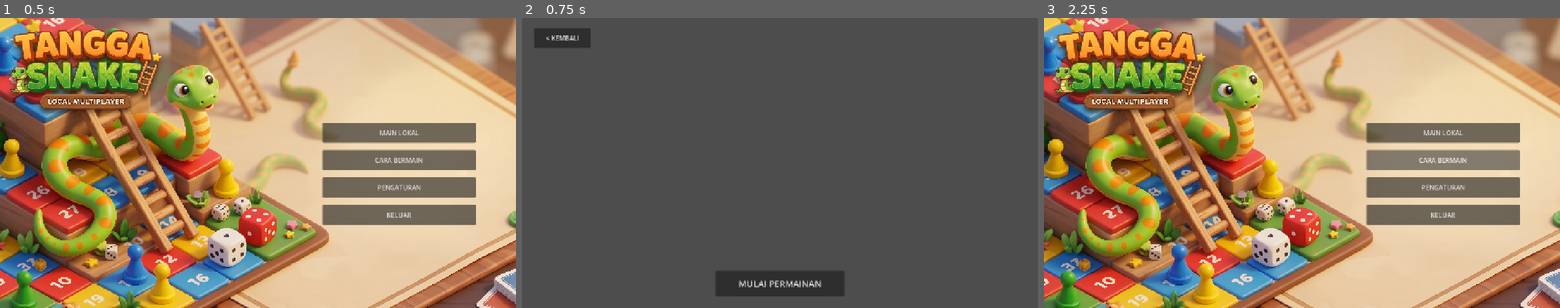
Above: before the commit, frames 1-3 (left to right).
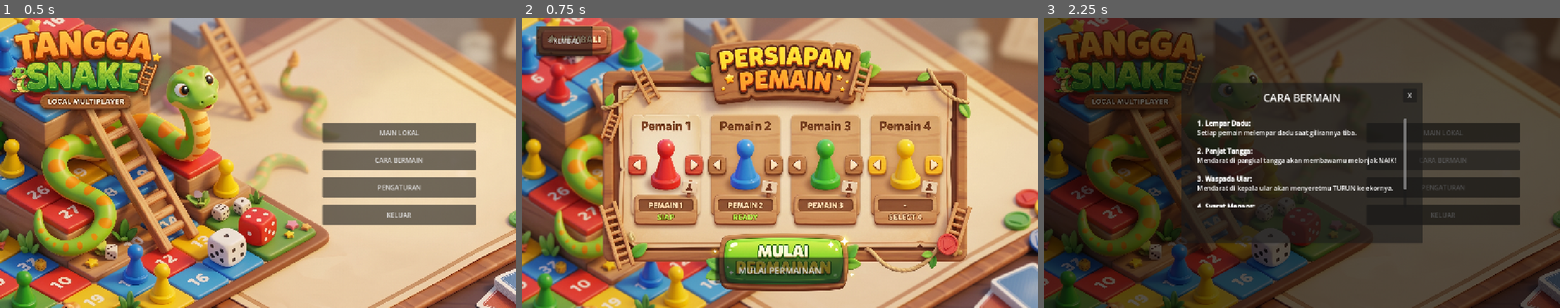
Above: after the commit, the same moments.

Repository: latifatulahfa398-lab/Tangga_Snake
Game: Godot game, scene res://scenes/ui/main_menu.tscn
Two runs of this game, one before a commit and one after it. Both use one fixed random seed, a clock stepped at 60 frames per second and the inputs below.
Inputs:
- Up to frame 1 (0.5 s): no input
- Up to frame 2 (0.75 s): click "MAIN LOKAL" at 0.5 s
- Up to frame 3 (2.25 s): click "< KEMBALI" at 1.25 s; click "CARA BERMAIN" at 2 s

Frame 1 is identical in both runs. In frame 2, 99% of the frame differs, in the area x 0-100%, y 0-100%; in frame 3, 100%.

Commit message:
Tahap 10: Implementasi Pop-up Cara Bermain & Pengaturan UI - 2026-10-30 12:20:06

Diff:
--- /dev/null
+++ b/scenes/ui/how_to_play.tscn
@@ -0,0 +1,87 @@
+[gd_scene load_steps=2 format=3 uid="uid://how_to_play_001"]
+
+[ext_resource type="Script" path="res://scripts/ui/how_to_play.gd" id="1_how_script"]
+
+[node name="HowToPlay" type="Control"]
+layout_mode = 3
+anchors_preset = 15
+anchor_right = 1.0
+anchor_bottom = 1.0
+grow_horizontal = 2
+grow_vertical = 2
+script = ExtResource("1_how_script")
+
+[node name="Overlay" type="ColorRect" parent="."]
+layout_mode = 1
+anchors_preset = 15
+anchor_right = 1.0
+anchor_bottom = 1.0
+grow_horizontal = 2
+grow_vertical = 2
+color = Color(0, 0, 0, 0.65)
+
+[node name="Panel" type="Panel" parent="."]
+layout_mode = 1
+anchors_preset = 8
+anchor_left = 0.5
+anchor_top = 0.5
+anchor_right = 0.5
+anchor_bottom = 0.5
+offset_left = -300.0
+offset_top = -200.0
+offset_right = 300.0
+offset_bottom = 200.0
+grow_horizontal = 2
+grow_vertical = 2
+
+[node name="Title" type="Label" parent="Panel"]
+layout_mode = 1
+anchors_preset = 5
+anchor_left = 0.5
+anchor_right = 0.5
+offset_left = -150.0
+offset_top = 20.0
+offset_right = 150.0
+offset_bottom = 60.0
+grow_horizontal = 2
+theme_override_font_sizes/font_size = 26
+text = "CARA BERMAIN"
+horizontal_alignment = 1
+
+[node name="ContentLabel" type="RichTextLabel" parent="Panel"]
+layout_mode = 1
+anchors_preset = 8
+anchor_left = 0.5
+anchor_top = 0.5
+anchor_right = 0.5
+anchor_bottom = 0.5
+offset_left = -260.0
+offset_top = -110.0
+offset_right = 260.0
+offset_bottom = 110.0
+grow_horizontal = 2
+grow_vertical = 2
+bbcode_enabled = true
+text = "[b]1. Lempar Dadu:[/b]
+Setiap pemain melempar dadu saat gilirannya tiba.
+
+[b]2. Panjat Tangga:[/b]
+Mendarat di pangkal tangga akan membawamu melonjak NAIK!
+
+[b]3. Waspada Ular:[/b]
+Mendarat di kepala ular akan menyeretmu TURUN ke ekornya.
+
+[b]4. Syarat Menang:[/b]
+Pemain pertama yang mendarat di petak 100 menjadi PEMENANG!"
+
+[node name="BtnClose" type="Button" parent="Panel"]
+layout_mode = 1
+anchors_preset = 1
+anchor_left = 1.0
+anchor_right = 1.0
+offset_left = -50.0
+offset_top = 15.0
+offset_right = -15.0
+offset_bottom = 50.0
+grow_horizontal = 0
+text = "X"
--- a/scenes/ui/pause_menu.tscn
+++ b/scenes/ui/pause_menu.tscn
@@ -1,8 +1,8 @@
-[gd_scene load_steps=2 format=3 uid="uid://pause_menu_001"]
+[gd_scene format=3 uid="uid://c7cntinjqleqw"]
 
-[ext_resource type="Script" path="res://scripts/ui/pause_menu.gd" id="1_pause_script"]
+[ext_resource type="Script" uid="uid://cw3sjbke8mdii" path="res://scripts/ui/pause_menu.gd" id="1_pause_script"]
 
-[node name="PauseMenu" type="Control"]
+[node name="PauseMenu" type="Control" unique_id=1665548392]
 process_mode = 3
 layout_mode = 3
 anchors_preset = 15
@@ -12,7 +12,7 @@
 grow_vertical = 2
 script = ExtResource("1_pause_script")
 
-[node name="Overlay" type="ColorRect" parent="."]
+[node name="Overlay" type="ColorRect" parent="." unique_id=102504739]
 layout_mode = 1
 anchors_preset = 15
 anchor_right = 1.0
@@ -21,7 +21,7 @@
 grow_vertical = 2
 color = Color(0, 0, 0, 0.6)
 
-[node name="Panel" type="Panel" parent="."]
+[node name="Panel" type="Panel" parent="." unique_id=1894103695]
 layout_mode = 1
 anchors_preset = 8
 anchor_left = 0.5
@@ -35,7 +35,7 @@
 grow_horizontal = 2
 grow_vertical = 2
 
-[node name="Title" type="Label" parent="Panel"]
+[node name="Title" type="Label" parent="Panel" unique_id=460785462]
 layout_mode = 1
 anchors_preset = 5
 anchor_left = 0.5
@@ -49,7 +49,7 @@
 text = "PERMAINAN DIJEDA"
 horizontal_alignment = 1
 
-[node name="VBoxContainer" type="VBoxContainer" parent="Panel"]
+[node name="VBoxContainer" type="VBoxContainer" parent="Panel" unique_id=1618927582]
 layout_mode = 1
 anchors_preset = 8
 anchor_left = 0.5
@@ -64,12 +64,12 @@
 grow_vertical = 2
 theme_override_constants/separation = 15
 
-[node name="BtnResume" type="Button" parent="Panel/VBoxContainer"]
+[node name="BtnResume" type="Button" parent="Panel/VBoxContainer" unique_id=1644516960]
 custom_minimum_size = Vector2(0, 45)
 layout_mode = 2
 text = "LANJUTKAN"
 
-[node name="BtnMainMenu" type="Button" parent="Panel/VBoxContainer"]
+[node name="BtnMainMenu" type="Button" parent="Panel/VBoxContainer" unique_id=2141220067]
 custom_minimum_size = Vector2(0, 45)
 layout_mode = 2
 text = "KE MENU UTAMA"
--- a/scenes/ui/player_lobby.tscn
+++ b/scenes/ui/player_lobby.tscn
@@ -1,9 +1,9 @@
-[gd_scene load_steps=3 format=3 uid="uid://player_lobby_001"]
+[gd_scene format=3 uid="uid://dar356tumpe8g"]
 
-[ext_resource type="Script" path="res://scripts/ui/player_lobby.gd" id="1_lobby_script"]
-[ext_resource type="Texture2D" path="res://assets/sprites/player_lobby_bg.jpg" id="2_lobby_bg"]
+[ext_resource type="Script" uid="uid://dhs0gelkw85bn" path="res://scripts/ui/player_lobby.gd" id="1_lobby_script"]
+[ext_resource type="Texture2D" uid="uid://dui7gjoy3cww3" path="res://scenes/ui/player_lobby_bg.jpg" id="2_wos5l"]
 
-[node name="PlayerLobby" type="Control"]
+[node name="PlayerLobby" type="Control" unique_id=365274506]
 layout_mode = 3
 anchors_preset = 15
 anchor_right = 1.0
@@ -12,44 +12,53 @@
 grow_vertical = 2
 script = ExtResource("1_lobby_script")
 
-[node name="Background" type="TextureRect" parent="."]
+[node name="PlayerLobbyBg" type="Sprite2D" parent="." unique_id=1322207423]
+position = Vector2(648, 361.50003)
+scale = Vector2(0.47093025, 0.4902344)
+texture = ExtResource("2_wos5l")
+
+[node name="Background" type="TextureRect" parent="." unique_id=1390835847]
 layout_mode = 1
 anchors_preset = 15
 anchor_right = 1.0
 anchor_bottom = 1.0
+offset_left = -1.0
+offset_top = -17.0
+offset_right = 26.0
+offset_bottom = -9.0
 grow_horizontal = 2
 grow_vertical = 2
-texture = ExtResource("2_lobby_bg")
 expand_mode = 1
 stretch_mode = 5
 
-[node name="TopBar" type="HBoxContainer" parent="."]
-layout_mode = 1
-anchors_preset = 10
-anchor_right = 1.0
-offset_left = 30.0
-offset_top = 25.0
-offset_right = -30.0
-offset_bottom = 75.0
-grow_horizontal = 2
-
-[node name="BtnBack" type="Button" parent="TopBar"]
-custom_minimum_size = Vector2(140, 45)
-layout_mode = 2
-text = "< KEMBALI"
-
-[node name="CenterContainer" type="CenterContainer" parent="."]
+[node name="CenterContainer" type="CenterContainer" parent="." unique_id=1311555869]
 layout_mode = 1
 anchors_preset = 12
 anchor_top = 1.0
 anchor_right = 1.0
 anchor_bottom = 1.0
-offset_top = -120.0
+offset_top = -186.0
 grow_horizontal = 2
 grow_vertical = 0
 
-[node name="BtnStartGame" type="Button" parent="CenterContainer"]
+[node name="BtnStartGame" type="Button" parent="CenterContainer" unique_id=516025964]
 custom_minimum_size = Vector2(320, 65)
 layout_mode = 2
 theme_override_font_sizes/font_size = 22
 text = "MULAI PERMAINAN"
+
+[node name="TopBar" type="HBoxContainer" parent="." unique_id=1082983956]
+clip_contents = true
+layout_mode = 1
+anchors_preset = 10
+anchor_right = 1.0
+offset_left = 35.0
+offset_top = 20.0
+offset_right = -1066.0
+offset_bottom = 94.0
+grow_horizontal = 2
+
+[node name="BtnBack" type="Button" parent="TopBar" unique_id=1296675605]
+custom_minimum_size = Vector2(140, 45)
+layout_mode = 2
+text = "< KEMBALI"
--- /dev/null
+++ b/scenes/ui/settings_menu.tscn
@@ -0,0 +1,108 @@
+[gd_scene load_steps=2 format=3 uid="uid://settings_menu_001"]
+
+[ext_resource type="Script" path="res://scripts/ui/settings_menu.gd" id="1_setting_script"]
+
+[node name="SettingsMenu" type="Control"]
+layout_mode = 3
+anchors_preset = 15
+anchor_right = 1.0
+anchor_bottom = 1.0
+grow_horizontal = 2
+grow_vertical = 2
+script = ExtResource("1_setting_script")
+
+[node name="Overlay" type="ColorRect" parent="."]
+layout_mode = 1
+anchors_preset = 15
+anchor_right = 1.0
+anchor_bottom = 1.0
+grow_horizontal = 2
+grow_vertical = 2
+color = Color(0, 0, 0, 0.65)
+
+[node name="Panel" type="Panel" parent="."]
+layout_mode = 1
+anchors_preset = 8
+anchor_left = 0.5
+anchor_top = 0.5
+anchor_right = 0.5
+anchor_bottom = 0.5
+offset_left = -250.0
+offset_top = -160.0
+offset_right = 250.0
+offset_bottom = 160.0
+grow_horizontal = 2
+grow_vertical = 2
+
+[node name="Title" type="Label" parent="Panel"]
+layout_mode = 1
+anchors_preset = 5
+anchor_left = 0.5
+anchor_right = 0.5
+offset_left = -100.0
+offset_top = 20.0
+offset_right = 100.0
+offset_bottom = 55.0
+grow_horizontal = 2
+theme_override_font_sizes/font_size = 24
+text = "PENGATURAN"
+horizontal_alignment = 1
+
+[node name="VBoxContainer" type="VBoxContainer" parent="Panel"]
+layout_mode = 1
+anchors_preset = 8
+anchor_left = 0.5
+anchor_top = 0.5
+anchor_right = 0.5
+anchor_bottom = 0.5
+offset_left = -180.0
+offset_top = -50.0
+offset_right = 180.0
+offset_bottom = 70.0
+grow_horizontal = 2
+grow_vertical = 2
+theme_override_constants/separation = 20
+
+[node name="HBoxBGM" type="HBoxContainer" parent="Panel/VBoxContainer"]
+layout_mode = 2
+
+[node name="Label" type="Label" parent="Panel/VBoxContainer/HBoxBGM"]
+custom_minimum_size = Vector2(100, 0)
+layout_mode = 2
+text = "Musik (BGM):"
+
+[node name="BGMSlider" type="HSlider" parent="Panel/VBoxContainer/HBoxBGM"]
+custom_minimum_size = Vector2(200, 25)
+layout_mode = 2
+size_flags_horizontal = 3
+max_value = 1.0
+step = 0.05
+value = 1.0
+
+[node name="HBoxSFX" type="HBoxContainer" parent="Panel/VBoxContainer"]
+layout_mode = 2
+
+[node name="Label" type="Label" parent="Panel/VBoxContainer/HBoxSFX"]
+custom_minimum_size = Vector2(100, 0)
+layout_mode = 2
+text = "Suara (SFX):"
+
+[node name="SFXSlider" type="HSlider" parent="Panel/VBoxContainer/HBoxSFX"]
+custom_minimum_size = Vector2(200, 25)
+layout_mode = 2
+size_flags_horizontal = 3
+max_value = 1.0
+step = 0.05
+value = 1.0
+
+[node name="BtnClose" type="Button" parent="Panel"]
+layout_mode = 1
+anchors_preset = 1
+anchor_left = 1.0
+anchor_right = 1.0
+offset_left = -50.0
+offset_top = 15.0
+offset_right = -15.0
+offset_bottom = 50.0
+grow_horizontal = 0
+text = "X"
--- /dev/null
+++ b/scripts/ui/how_to_play.gd
@@ -0,0 +1,9 @@
+extends Control
+
+@onready var btn_close = $Panel/BtnClose
+
+func _ready():
+	btn_close.pressed.connect(_on_close_pressed)
+
+func _on_close_pressed():
+	queue_free()
--- a/scripts/ui/main_menu.gd
+++ b/scripts/ui/main_menu.gd
@@ -4,6 +4,9 @@
 @onready var btn_how_to_play = $VBoxContainer/BtnHowToPlay
 @onready var btn_settings = $VBoxContainer/BtnSettings
 @onready var btn_exit = $VBoxContainer/BtnExit
+
+var how_to_play_scene = preload("res://scenes/ui/how_to_play.tscn")
+var settings_menu_scene = preload("res://scenes/ui/settings_menu.tscn")
 
 func _ready():
 	btn_play_local.pressed.connect(_on_play_local_pressed)
@@ -12,14 +15,15 @@
 	btn_exit.pressed.connect(_on_exit_pressed)
 
 func _on_play_local_pressed():
-	print("Menuju Lobi Pemain...")
 	get_tree().change_scene_to_file("res://scenes/ui/player_lobby.tscn")
 
 func _on_how_to_play_pressed():
-	print("Fitur Cara Bermain dipicu")
+	var how_instance = how_to_play_scene.instantiate()
+	add_child(how_instance)
 
 func _on_settings_pressed():
-	print("Fitur Pengaturan dipicu")
+	var settings_instance = settings_menu_scene.instantiate()
+	add_child(settings_instance)
 
 func _on_exit_pressed():
 	get_tree().quit()
--- /dev/null
+++ b/scripts/ui/settings_menu.gd
@@ -0,0 +1,22 @@
+extends Control
+
+@onready var btn_close = $Panel/BtnClose
+@onready var bgm_slider = $Panel/VBoxContainer/HBoxBGM/BGMSlider
+@onready var sfx_slider = $Panel/VBoxContainer/HBoxSFX/SFXSlider
+
+func _ready():
+	btn_close.pressed.connect(_on_close_pressed)
+	bgm_slider.value_changed.connect(_on_bgm_changed)
+	sfx_slider.value_changed.connect(_on_sfx_changed)
+
+	bgm_slider.value = GameManager.bgm_volume
+	sfx_slider.value = GameManager.sfx_volume
+
+func _on_bgm_changed(value: float):
+	GameManager.bgm_volume = value
+
+func _on_sfx_changed(value: float):
+	GameManager.sfx_volume = value
+
+func _on_close_pressed():
+	queue_free()
Binary file added: scenes/ui/Gemini_Generated_Image_nmtd38nmtd38nmtd.jpg
Not shown, added: scenes/ui/Gemini_Generated_Image_nmtd38nmtd38nmtd.jpg.import
Binary file added: scenes/ui/Gemini_Generated_Image_oyfod6oyfod6oyfo.jpg
Not shown, added: scenes/ui/Gemini_Generated_Image_oyfod6oyfod6oyfo.jpg.import
Binary file added: scenes/ui/player_lobby_bg.jpg
Not shown, added: scenes/ui/player_lobby_bg.jpg.import
